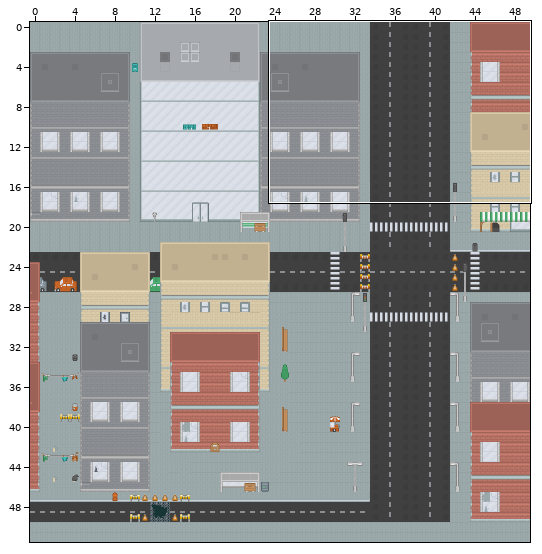
Two versions of a level (Tiled map, maps/level-1.tmx). Above: a wide view before the commit, with the close-up outlined.
Close-up. Earlier state:
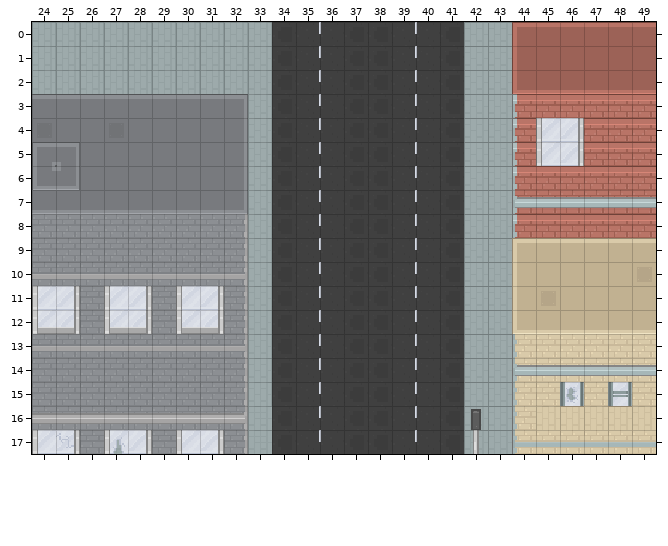
Cells are 16x16 px. Shown: x 24..49, y 0..17. The commit also changed other parts of the map, which this record leaves out.
The same view after the edit:
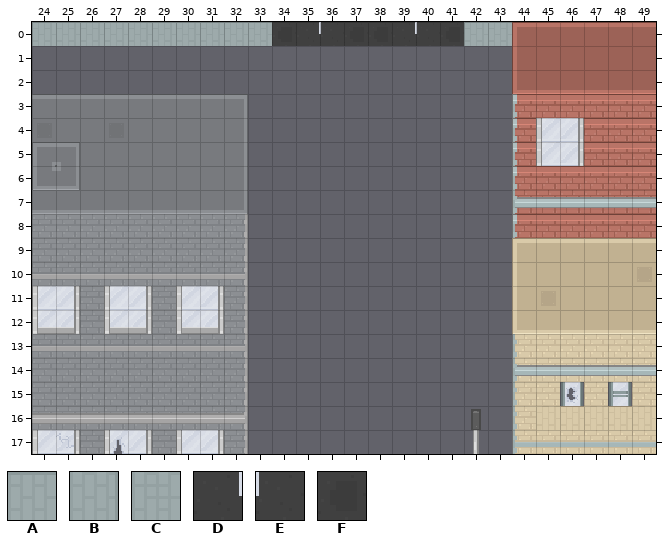
Key: from "roguelikeCity_magenta": A 704, B 742, C 779, D 786, E 787, F 898.
_ is an empty cell, . an unchanged one.
Change:
--- layer "Floor" (now hidden)
@@ x 24..48 @@
- 1 BBBBBBBBBBFDEFFDEFAA.....
- 2 BBBBBBBBBBFDEFFDEFAA.....
- 3 .........BFDEFFDEFAA.....
- 4 .........BFDEFFDEFAA.....
- 5 .........BFDEFFDEFAA.....
- 6 .........BFDEFFDEFAA.....
- 7 .........BFDEFFDEFAA.....
- 8 .........BFDEFFDEFAA.....
- 9 .........BFDEFFDEFAA.....
-10 .........BFDEFFDEFAA.....
-11 .........BFDEFFDEFAA.....
-12 .........BFDEFFDEFAA.....
-13 .........BFDEFFDEFAA.....
-14 .........BFDEFFDEFAA.....
-15 .........BFDEFFDEFAA..A.A
-16 .........CFDEFFDEFAA.....
-17 ...B.....CFDEFFDEFAA.....
+ 1 ____________________.....
+ 2 ____________________.....
+ 3 .........___________.....
+ 4 .........___________.....
+ 5 .........___________.....
+ 6 .........___________.....
+ 7 .........___________.....
+ 8 .........___________.....
+ 9 .........___________.....
+10 .........___________.....
+11 .........___________.....
+12 .........___________.....
+13 .........___________.....
+14 .........___________.....
+15 .........___________.._._
+16 .........___________.....
+17 ..._.....___________.....
Pixel boxes of the changes (left, top, right, bottom) in both close-ups:
removed: (32, 46, 512, 454)
removed: (560, 382, 584, 406)
removed: (608, 382, 632, 406)
